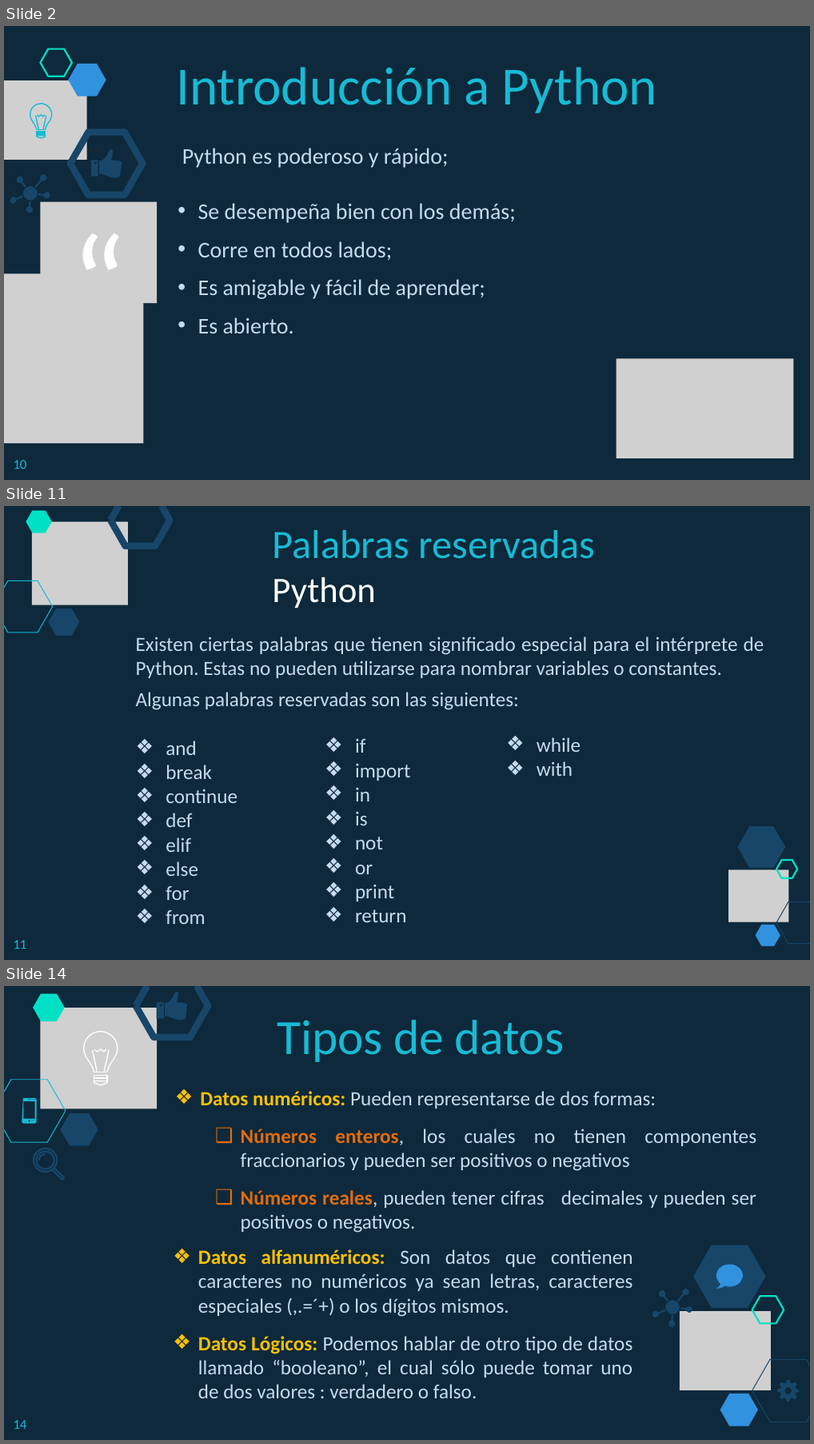
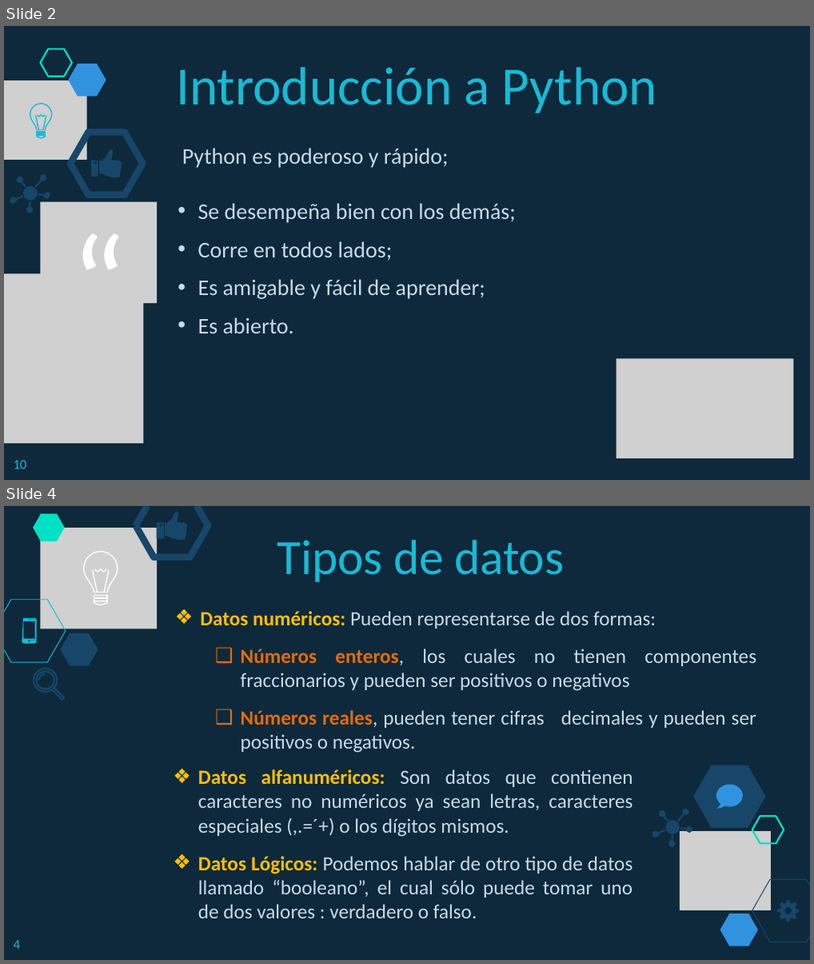
Before and after one commit to lizetheP/PensamientoC, a slide deck: Calendario2019/Presentaciones/1_4_IntroduccionPython.pptx. Shown one above the other, each under a label of ours: slides 2, 11 and 14 before the commit, slides 2 and 4 after it; the slides between them are not shown. The pictures are 814x1444 and 814x964 pixels, drawn with LibreOffice and Linux fonts; fonts in the diff are those of the drawing; grey boxes stand for pictures. Boxes give left, top, right and bottom in pixels: in the first picture for what was removed or moved away, otherwise in the second. Text is boxed around its words. In the diff, an @@ line names an element or a change of style, - is before the commit and + after.

```diff
--- a/Calendario2019/Presentaciones/1_4_IntroduccionPython.pptx
+++ b/Calendario2019/Presentaciones/1_4_IntroduccionPython.pptx
@@ slide 11 removed at (x1=4, y1=506, x2=810, y2=960), background #FFFFFF; not listed: 1 template element that a slide beside it also shows @@
@@ freeform shape removed at (x1=26, y1=511, x2=51, y2=533) @@
@@ picture removed at (x1=31, y1=521, x2=127, y2=604) @@
@@ freeform shape removed at (x1=110, y1=506, x2=170, y2=545) @@
@@ freeform shape removed at (x1=110, y1=506, x2=118, y2=520) @@
@@ text removed at (x1=272, y1=530, x2=595, y2=608) @@
-Palabras reservadas
-Python
@@ freeform shape removed at (x1=4, y1=581, x2=52, y2=632) @@
@@ freeform shape removed at (x1=48, y1=608, x2=80, y2=636) @@
@@ text removed at (x1=136, y1=636, x2=765, y2=924) @@
-Existen ciertas palabras que tienen significado especial para el intérprete de Python. Estas no pueden utilizarse para nombrar variables o constantes.
-Algunas palabras reservadas son las siguientes:
-❖ and
-❖ break
-❖ continue
-❖ def
-❖ elif
-❖ else
-❖ for
-❖ from
@@ text removed at (x1=355, y1=738, x2=411, y2=922) @@
-❖ if
-❖ import
-❖ in
-❖ is
-❖ not
-❖ or
-❖ print
-❖ return
@@ text removed at (x1=537, y1=737, x2=581, y2=776) @@
-❖ while
-❖ with
@@ freeform shape removed at (x1=738, y1=826, x2=786, y2=868) @@
@@ freeform shape removed at (x1=777, y1=860, x2=798, y2=879) @@
@@ picture removed at (x1=729, y1=870, x2=790, y2=922) @@
@@ freeform shape removed at (x1=777, y1=902, x2=810, y2=923) @@
@@ freeform shape removed at (x1=755, y1=924, x2=781, y2=945) @@
@@ freeform shape removed at (x1=777, y1=922, x2=810, y2=943) @@
@@ page number removed at (x1=14, y1=940, x2=27, y2=948) @@
-11
@@ what was slide 14 is now slide 4 @@
@@ page number at (x1=14, y1=940, x2=20, y2=948): text changed @@
-14
+4
```
Also in this commit, not shown: 3 slides changed, 13 other slides removed, 18 other files.
